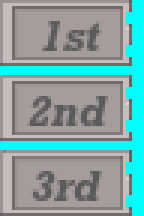
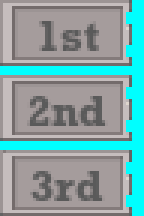
Two versions of the same layered image (144 x 216). Layer-by-layer changes:
painted on "1st" over [39, 21, 102, 51]
painted on "2nd" over [27, 96, 108, 126]
painted on "3rd" over [30, 171, 105, 201]
